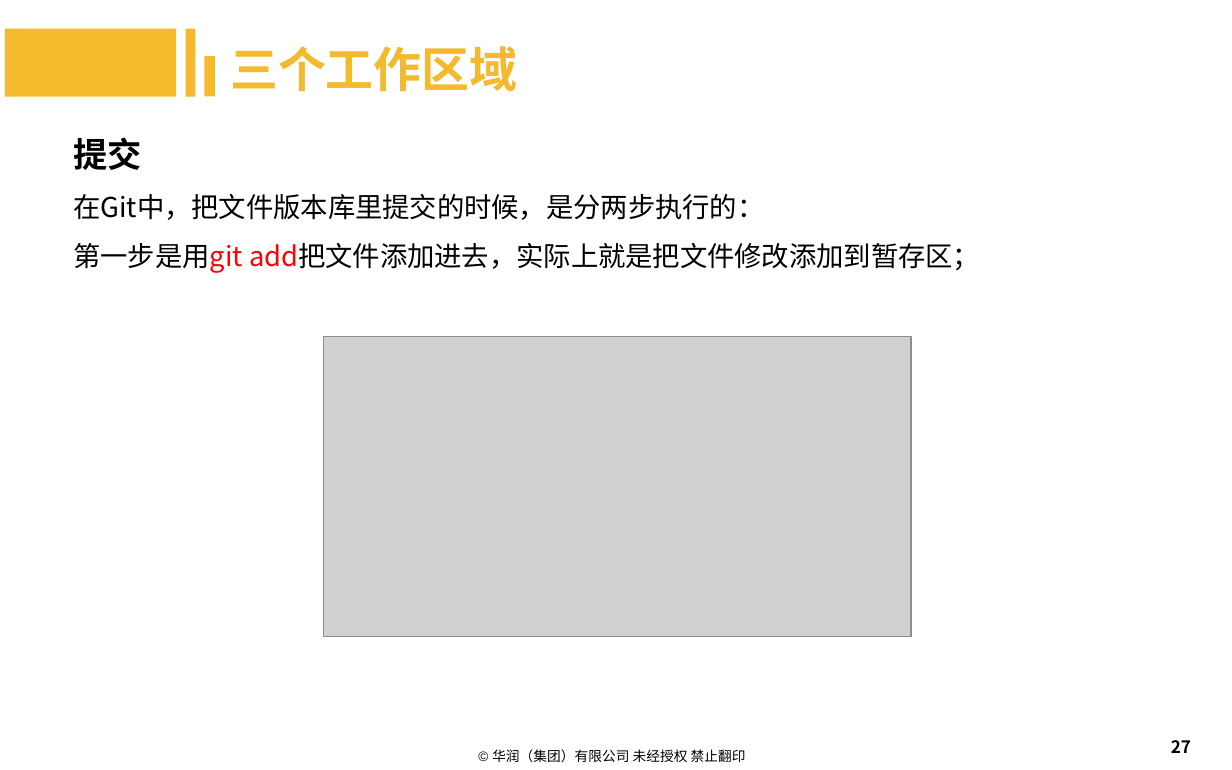
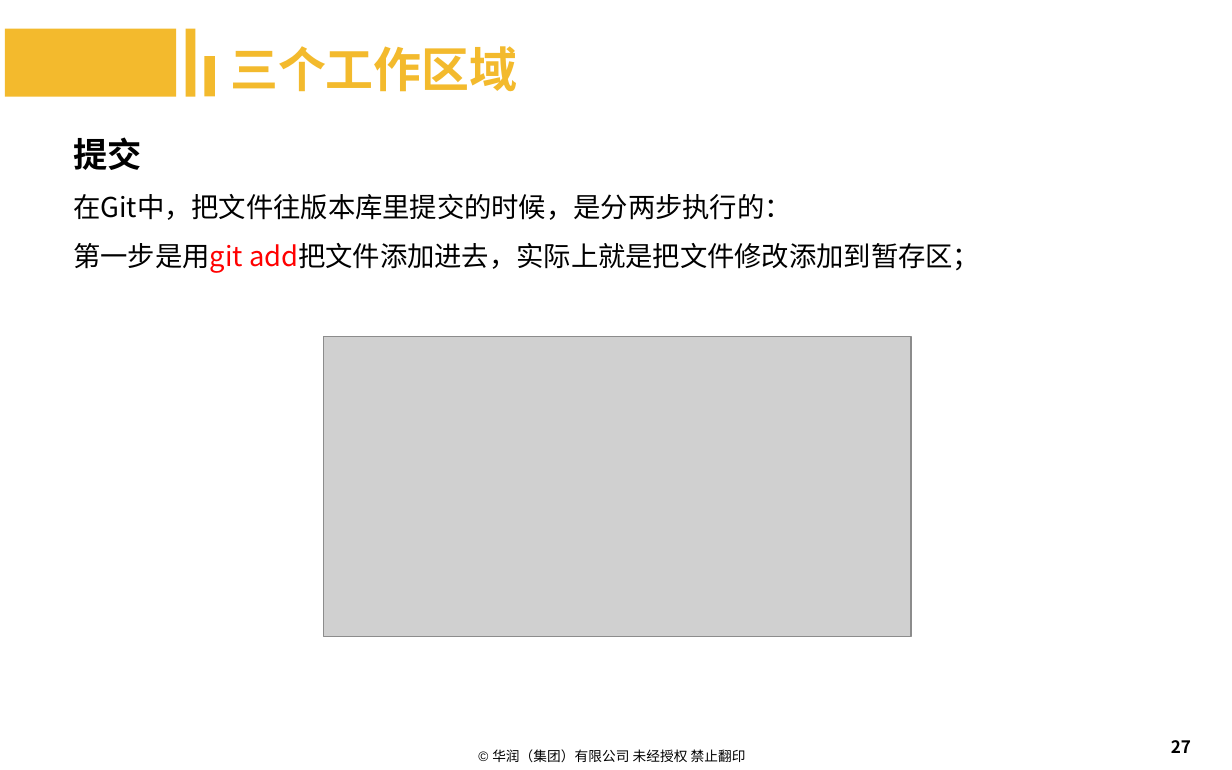
Before and after one commit to machenzhao/git-present, a slide deck: slide 27 of Git.pptx. Drawn at 1232x770 pixels with LibreOffice and Linux fonts; fonts in the diff are those of the drawing; grey boxes stand for pictures; background and template pictures are left out. Boxes give left, top, right and bottom in pixels: in the first picture for what was removed or moved away, otherwise in the second. Text is boxed around its words. In the diff, an @@ line names an element or a change of style, - is before the commit and + after.

```diff
--- a/Git.pptx
+++ b/Git.pptx
@@ text at <box>73,194,792,220</box>: text changed @@
-在Git中，把文件版本库里提交的时候，是分两步执行的：
+在Git中，把文件往版本库里提交的时候，是分两步执行的：
```
Also in this commit, not shown: 6 other slides changed.
